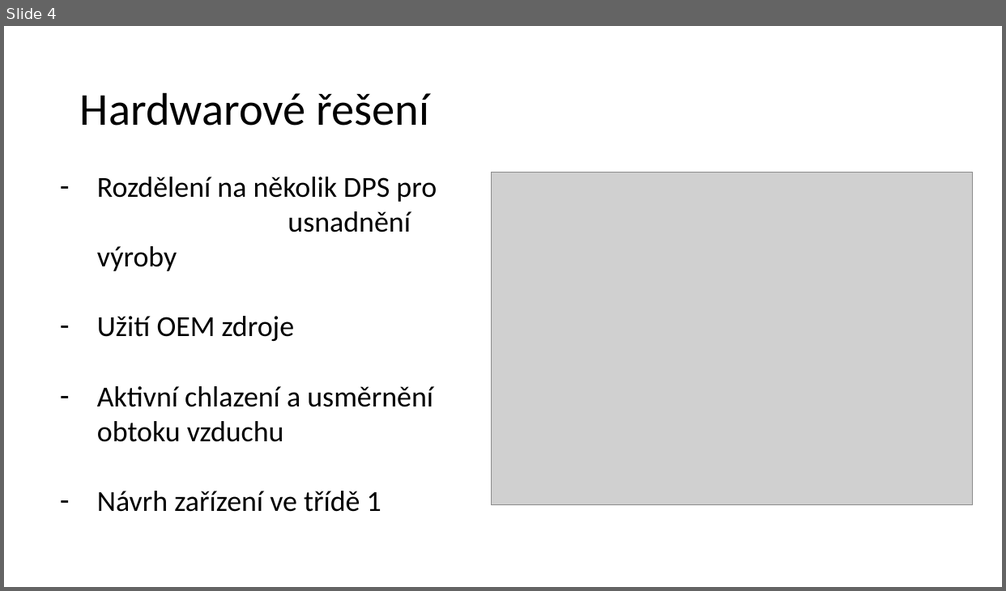
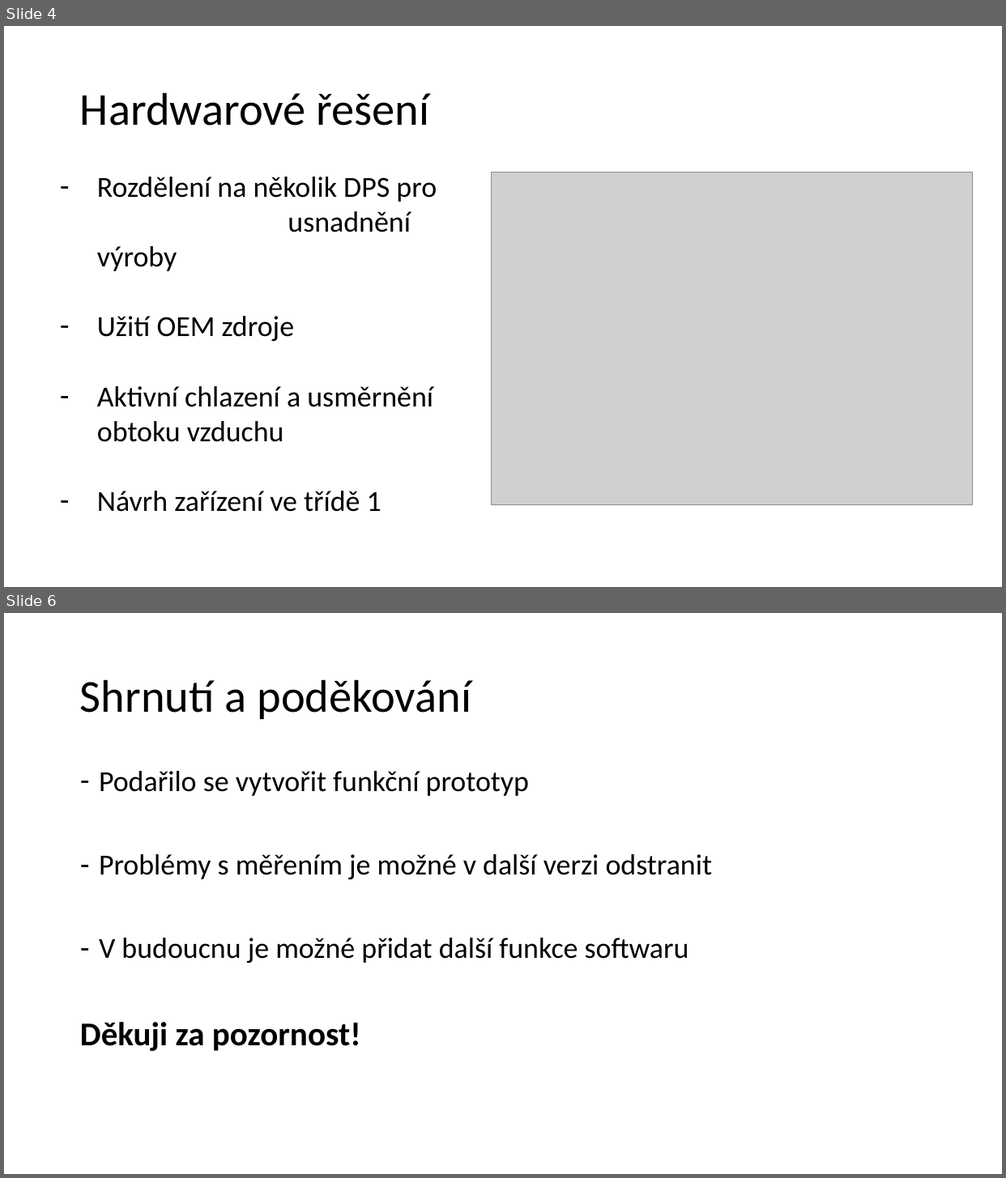
Before and after one commit to Milan2mecha/zdroj, a slide deck: Kompaktní laboratorní zdroj.pptx. Shown one above the other, each under a label of ours: slide 4 before the commit, slides 4 and 6 after it; the slides between them are not shown. The pictures are 1006x591 and 1006x1178 pixels, drawn with LibreOffice and Linux fonts; fonts in the diff are those of the drawing; grey boxes stand for pictures. Boxes give left, top, right and bottom in pixels: in the first picture for what was removed or moved away, otherwise in the second. Text is boxed around its words. In the diff, an @@ line names an element or a change of style, - is before the commit and + after.

```diff
--- a/Kompaktní laboratorní zdroj.pptx
+++ b/Kompaktní laboratorní zdroj.pptx
@@ slide 6 added at [4, 613, 1002, 1174], background #FFFFFF @@
@@ title added at [80, 679, 471, 719], 44 pt, text #000000 @@
+Shrnutí a poděkování
@@ text added at [80, 771, 712, 1051], 28 pt, text #000000 @@
+– Podařilo se vytvořit funkční prototyp
+– Problémy s měřením je možné v další verzi odstranit
+– V budoucnu je možné přidat další funkce softwaru
+Děkuji za pozornost!
```
Also in this commit, not shown: 1 other slide added, 1 slide removed.
